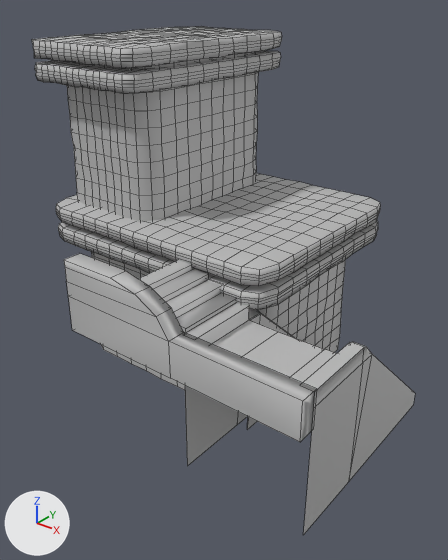
One commit to the FBX model Assets/3D_Art/Models/BuildsNuevasMP/CasaAztecaMP3.fbx: the scene before it, then after it.
Before and after are seen from a camera (50 mm lens) standing at (11.67, -14.3, 11.39) and looking at (1.65, -1.78, 3.63). The axes (+X, +Y, +Z) are drawn at lower left. The lights are the same throughout. Mesh edges are drawn as thin lines. Where no turn or scale is listed for an object, it has been applied to the vertices.

Script lines for the objects in view, before the commit:
```python
me_mesh = bpy.data.meshes.new('Mesh')
me_mesh.from_pydata(...)  # 238 vertices, 181 faces; spans x -1.73..1.73, y -2.97..2.97, z -1.94..1.94
me_mesh.materials.append(mat_pasted__pasted__lambert4)  # grey #bcbcbc
me_mesh_001 = bpy.data.meshes.new('Mesh.001')
me_mesh_001.from_pydata(...)  # 2940 vertices, 2852 faces; spans x -4.13..4.13, y -3.43..3.43, z -4.95..4.95
me_mesh_001.materials.append(mat_lambert1)  # grey #bcbcbc
me_mesh_002 = bpy.data.meshes.new('Mesh.002')
me_mesh_002.from_pydata(...)  # 58 vertices, 48 faces; spans x -3.5..3.5, y -1.25..1.25, z -1.01..1.01
me_mesh_002.materials.append(mat_lambert1)  # grey #bcbcbc
ob_pcube51 = bpy.data.objects.new('pCube51', me_mesh_002)
ob_pcube51.location = (3.3, -4.55, 4.14)
ob_polysurface51 = bpy.data.objects.new('polySurface51', me_mesh_001)
ob_polysurface51.location = (0.0, 0.0, 4.99)
ob_polysurface65 = bpy.data.objects.new('polySurface65', me_mesh)
ob_polysurface65.location = (5.08, -2.43, 2.18)
```
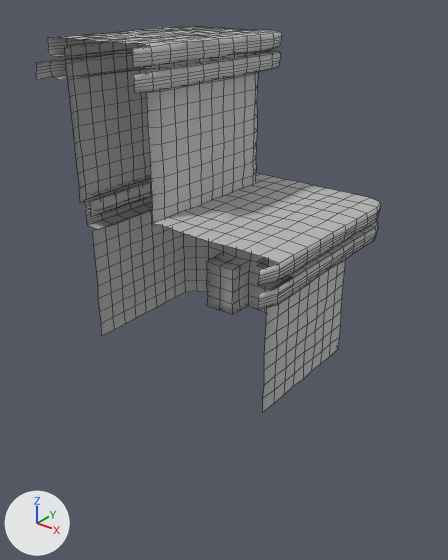
Where the newer file only moved an object's origin or applied its transform, the numbers keep the older frame.

What differs and where, as boxes (x1, y1, x2, y2) in the pictures (448 x 560 px):
'polySurface51', reshaped (6% taller)
    before: (32, 26, 380, 390)
    after: (36, 26, 380, 412)
'pCube51', deleted
    before: (64, 253, 316, 442)
'polySurface65', deleted
    before: (185, 303, 415, 535)
part 1 of me_mesh_001, deleted
    before: (32, 37, 292, 390)

The change, as a list of edits to the scene's bpy script:
```text
Add mat_lambert1_003:
    mat_lambert1_003 = principled_material('lambert1.003')
    mat_lambert1_003.base_color = (0.5, 0.5, 0.5)  # grey #bcbcbc
    mat_lambert1_003.roughness = 0.553
Change me_mesh_001:
    used by ob_polysurface51; location = (0.0, 0.0, 4.99)
    remove me_mesh_001.from_pydata(...)  # 2940 vertices, 2852 faces; spans x -4.13..4.13, y -3.43..3.43, z -4.95..4.95
    remove me_mesh_001.materials.append(mat_lambert1)  # grey #bcbcbc
    add me_mesh_001.from_pydata(...)  # 1849 vertices, 1610 faces; spans x -4.13..4.13, y -3.25..3.43, z -4.95..4.95
    me_mesh_001 part 1: 1091 vertices removed from x -4.05..3.5, y -3.43..1.99, z -4.95..4.92
    add me_mesh_001.materials.append(mat_lambert1_003)  # grey #bcbcbc
Remove ob_polysurface65:
    ob_polysurface65 = bpy.data.objects.new('polySurface65', me_mesh)
    ob_polysurface65.location = (5.08, -2.43, 2.18)
Remove ob_pcube51:
    ob_pcube51 = bpy.data.objects.new('pCube51', me_mesh_002)
    ob_pcube51.location = (3.3, -4.55, 4.14)
```
